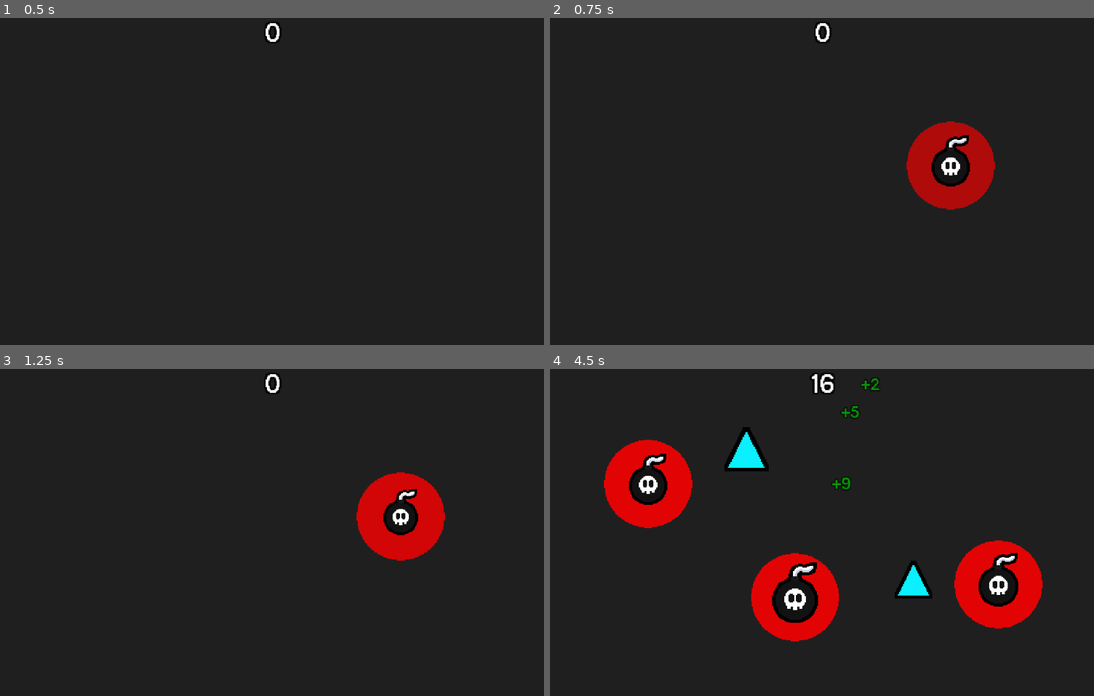
Above: before the commit, frames 1-4 (two rows, left to right).
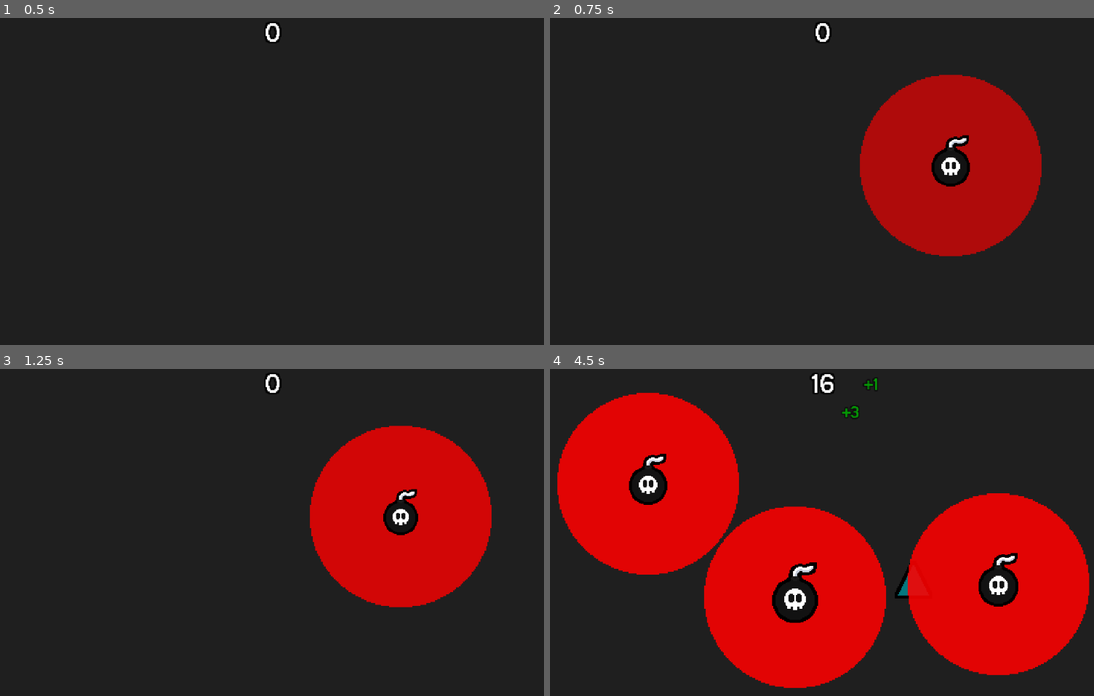
Above: after the commit, the same moments.

Repository: SpicyTime/BlastForge
Game: Godot game, scene res://main/main.tscn
The game is run twice, just before and just after one commit, with the same random seed, the same clock (stepped at 60 frames per second) and the same inputs. The engine's default icon, where the game draws it, is replaced by a stand-in: a white triangle on a blue panel in a dark square.
Inputs (mouse positions are in pixels of both pictures, inside the frame that each line leads up to):
- Up to frame 1 (0.5 s): no input
- Up to frame 2 (0.75 s): tap Enter at 0.5 s; move the mouse to (952, 165) at 0.52 s; click (952, 165) at 0.6 s
- Up to frame 3 (1.25 s): no input
- Up to frame 4 (4.5 s): move the mouse to (707, 548) at 1.27 s; click (707, 548) at 1.35 s; move the mouse to (881, 460) at 2.02 s; click (881, 460) at 2.1 s; move the mouse to (794, 597) at 2.77 s; click (794, 597) at 2.85 s; move the mouse to (996, 581) at 3.52 s; click (996, 581) at 3.6 s; move the mouse to (647, 483) at 4.27 s; click (647, 483) at 4.35 s

Frame 1 is identical in both runs. In frame 2, 11% of the frame differs, in the area x 56-91%, y 17-73%; in frame 3, 11%; in frame 4, 35%, in the area x 1-100%, y 2-98%.

Commit message:
Created the stat manager and moved some of the bomb stats to it, also created a place delay

Diff:
--- a/explosives/explosive.gd
+++ b/explosives/explosive.gd
@@ -8,12 +8,16 @@
 var pulse_time: float = 0.46
 @onready var explosive_area_shader_box: Sprite2D = $ExplosiveAreaShaderBox
 @onready var explosive_sprite: Sprite2D = $ExplosiveSprite
-@onready var explosion_area: Hitbox = $ExplosionArea
-@onready var hitbox_collider: CollisionShape2D = $ExplosionArea/HitboxCollider
+@onready var explosion_area_hitbox: Hitbox = $ExplosionAreaHitbox
+@onready var hitbox_collider: CollisionShape2D = $ExplosionAreaHitbox/HitboxCollider
 @onready var detection_area_collider: CollisionShape2D = $ExplosionDetectionArea/DetectionAreaCollider
 @onready var explosion_detection_area: Area2D = $ExplosionDetectionArea
 @onready var push_area_collider: CollisionShape2D = $ExplosionPushArea/PushAreaCollider
 @onready var detonation_timer: Timer = $DetonationTimer
+
+func _ready() -> void:
+	_set_radii(StatManager.get_explosion_radius(), StatManager.get_shader_radius())
+
 
 func _process(delta: float) -> void:
 	phase_time += delta
@@ -34,16 +38,12 @@
 	pulse_scale_tween.finished.connect(_on_pulse_tween_finished)
 
 
-func spawn_floating_text(text: String, text_position: Vector2, text_color: Color, visible_time: float):
-	var floating_text: Marker2D = load(Constants.FLOATING_TEXT_PATH).instantiate()
-	var text_label: Label = floating_text.get_child(0)
-	floating_text.exist_time = visible_time
-	text_label.text = text
-	floating_text.position = text_position
-	text_label.add_theme_color_override("font_color", text_color)
-	add_child(floating_text)
-	await get_tree().create_timer(visible_time).timeout
-	floating_text.queue_free()
+func _set_radii(explosion_radius: float, shader_radius: float) -> void:
+	hitbox_collider.shape.radius = explosion_radius
+	detection_area_collider.shape.radius = explosion_radius
+	# Sets the radius of both color materials
+	explosive_area_shader_box.material.set("shader_parameter/radius", shader_radius)
+	red_material.set("shader_parameter/radius", shader_radius)
 
 
 func _on_detonation_timer_timeout() -> void:
@@ -54,8 +54,9 @@
 	var scale_up_explosion_tween: Tween = get_tree().create_tween().set_trans(Tween.TRANS_LINEAR)
 	scale_up_explosion_tween.tween_property(explosive_sprite, "scale", final_scale, 0.11)
 	var breakables_broken: Array[Node2D] = explosion_detection_area.get_overlapping_bodies()
+	explosion_area_hitbox.damage = StatManager.get_explosive_damage()
 	await scale_up_explosion_tween.finished
-	call_deferred("queue_free")
+	queue_free()
 	SignalManager.explosive_detonated.emit(breakables_broken)
 
 
--- a/explosives/explosive.tscn
+++ b/explosives/explosive.tscn
@@ -7,10 +7,8 @@
 [ext_resource type="PackedScene" uid="uid://dgtb8vq48acyh" path="res://components/health_system/hitbox.tscn" id="4_5rd10"]
 
 [sub_resource type="CircleShape2D" id="CircleShape2D_00hdp"]
-radius = 48.09366
 
 [sub_resource type="CircleShape2D" id="CircleShape2D_wvlh0"]
-radius = 48.0
 
 [sub_resource type="CircleShape2D" id="CircleShape2D_5rd10"]
 radius = 70.0
@@ -27,12 +25,13 @@
 [node name="ExplosiveAreaShaderBox" parent="." instance=ExtResource("3_wvlh0")]
 z_index = 1
 material = ExtResource("4_00hdp")
+scale = Vector2(1.563, 1.563)
 
-[node name="ExplosionArea" parent="." instance=ExtResource("4_5rd10")]
+[node name="ExplosionAreaHitbox" parent="." instance=ExtResource("4_5rd10")]
 visible = false
 damage = 1
 
-[node name="HitboxCollider" type="CollisionShape2D" parent="ExplosionArea"]
+[node name="HitboxCollider" type="CollisionShape2D" parent="ExplosionAreaHitbox"]
 shape = SubResource("CircleShape2D_00hdp")
 disabled = true
 
@@ -43,6 +42,7 @@
 shape = SubResource("CircleShape2D_wvlh0")
 
 [node name="ExplosionPushArea" type="Area2D" parent="."]
+visible = false
 collision_layer = 2
 
 [node name="PushAreaCollider" type="CollisionShape2D" parent="ExplosionPushArea"]
--- a/explosives/materials/green_circle_material.tres
+++ b/explosives/materials/green_circle_material.tres
@@ -4,5 +4,5 @@
 
 [resource]
 shader = ExtResource("1_o8oug")
-shader_parameter/radius = 0.7530000357675
+shader_parameter/radius = 0.05
 shader_parameter/circle_color = Color(0, 1, 0, 0.5)
--- a/explosives/materials/green_explosive_area_shader.gdshader
+++ b/explosives/materials/green_explosive_area_shader.gdshader
@@ -1,15 +1,24 @@
 shader_type canvas_item;
 
-uniform float radius :hint_range(0, 1) = 0.05;
+uniform float radius :hint_range(0, 64) = 0.05;
 uniform vec4 circle_color : source_color = vec4(0.0, 1.0, 0.0, 0.5);
 void fragment(){
-	vec2 pixelNumber = vec2(textureSize(TEXTURE, 0));
-	vec2 pixelated_UV = round(UV * pixelNumber) / pixelNumber;
-	vec2 uv = (pixelated_UV * 2.0 - 1.0);
+	// Texture size in pixels
+    vec2 tex_size = vec2(textureSize(TEXTURE, 0));
 
-	float circle = ceil(length(uv) - radius);
-	circle = 1. - circle;
-	circle = clamp(circle, 0, circle_color.a);
-	COLOR = circle_color ;
-	COLOR.a = circle;
+    // Convert UVs to pixel coordinates
+    vec2 pixel_uv = UV * tex_size;
+
+	pixel_uv = floor(pixel_uv) + 0.5;
+    // Center of the quad in pixels
+    vec2 center = tex_size * 0.5;
+
+    // Distance from center in pixels
+    float dist = distance(pixel_uv, center);
+
+    // Hard circle mask (0 or 1)
+    float circle = step(dist, radius);
+
+    COLOR = circle_color;
+    COLOR.a *= circle;
 }
--- a/explosives/materials/red_explosive_area_shader.gdshader
+++ b/explosives/materials/red_explosive_area_shader.gdshader
@@ -4,14 +4,23 @@
 uniform float speed = 9.0;
 uniform float phase_offset = 0.0;
 void fragment(){
-	vec2 pixelNumber = vec2(textureSize(TEXTURE, 0));
-	vec2 pixelated_UV = round(UV * pixelNumber) / pixelNumber;
-	vec2 uv = (pixelated_UV * 2.0 - 1.0);
+	// Texture size in pixels
+    vec2 tex_size = vec2(textureSize(TEXTURE, 0));
 
-	float circle = ceil(length(uv) - radius);
-	circle = 1. - circle;
-	circle = clamp(circle, 0, circle_color.a);
+    // Convert UVs to pixel coordinates
+    vec2 pixel_uv = UV * tex_size;
+
+	pixel_uv = floor(pixel_uv) + 0.5;
+    // Center of the quad in pixels
+    vec2 center = tex_size * 0.5;
+
+    // Distance from center in pixels
+    float dist = distance(pixel_uv, center);
+
+    // Hard circle mask (0 or 1)
+    float circle = step(dist, radius);
+
 	float pulse = (sin((TIME + phase_offset) * speed) * 0.5) + 1.25;
-	COLOR = circle_color;
-	COLOR.a = circle * pulse;
+    COLOR = circle_color;
+    COLOR.a *= circle * pulse;
 }
--- a/game/world.gd
+++ b/game/world.gd
@@ -3,6 +3,7 @@
 var held_explosive: Explosive = null
 var total_points: int = 0
 var base_bunch_multiplier: = 1.5
+var can_create_explosive: bool = true
 @onready var explosives_container: Node2D = $ExplosivesContainer
 
 func _ready() -> void:
@@ -13,11 +14,13 @@
 	if event is InputEventMouseButton:
 		var mouse_position: Vector2 = get_global_mouse_position()
 		# The explosive will be created when the explosive_action is pressed
-		if Input.is_action_just_pressed("explosive_action") and not held_explosive:
+		if Input.is_action_just_pressed("explosive_action") and not held_explosive and can_create_explosive:
 			held_explosive = create_explosive(mouse_position)
+			can_create_explosive = false
 		# The explosive will be placed when the explosive_action is released
 		if Input.is_action_just_released("explosive_action") and held_explosive:
 			call_deferred("place_explosive")
+			get_tree().create_timer(StatManager.get_place_delay()).connect("timeout", func(): can_create_explosive = true)
 	elif event is InputEventMouseMotion:
 		if held_explosive:
 			held_explosive.position = get_global_mouse_position()
@@ -28,6 +31,7 @@
 	var packed_explosive_scene: PackedScene = load(Constants.EXPLOSIVE_SCENE_PATH)
 	var explosive_instance: Explosive = packed_explosive_scene.instantiate()
 	explosive_instance.position = spawn_position
+
 	# I get a bunch of errors if it is not deferred
 	explosives_container.call_deferred("add_child", explosive_instance)
 	return explosive_instance
--- a/main/autoloads/signal_manager.gd
+++ b/main/autoloads/signal_manager.gd
@@ -6,7 +6,7 @@
 signal damage_taken(value: int)
 
 # Explosives
-signal explosive_detonated(breakables_broken: Array[Node2D])
+signal explosive_detonated(breakables_broken: Array[Node2D ])
 
 
 # Breakable
--- /dev/null
+++ b/main/autoloads/stat_manager.gd
@@ -0,0 +1,19 @@
+extends Node
+var explosive_damage: int = 100
+var explosive_explosion_radius: float = 100
+var explosive_place_delay: float = 0.2
+const COLLIDER_TO_SHADER_RATIO: float = 0.0155
+func get_explosive_damage() -> int:
+	return explosive_damage
+
+
+func get_explosion_radius() -> float:
+	return explosive_explosion_radius
+
+
+func get_shader_radius() -> float:
+	return get_explosion_radius() * 0.64
+
+
+func get_place_delay() -> float:
+	return explosive_place_delay
--- a/project.godot
+++ b/project.godot
@@ -22,6 +22,7 @@
 Enums="*res://main/autoloads/enums.gd"
 SaveSystem="*res://main/autoloads/save_system.gd"
 UiManager="*res://main/autoloads/ui_manager.gd"
+StatManager="*res://main/autoloads/stat_manager.gd"
 
 [debug]
 
